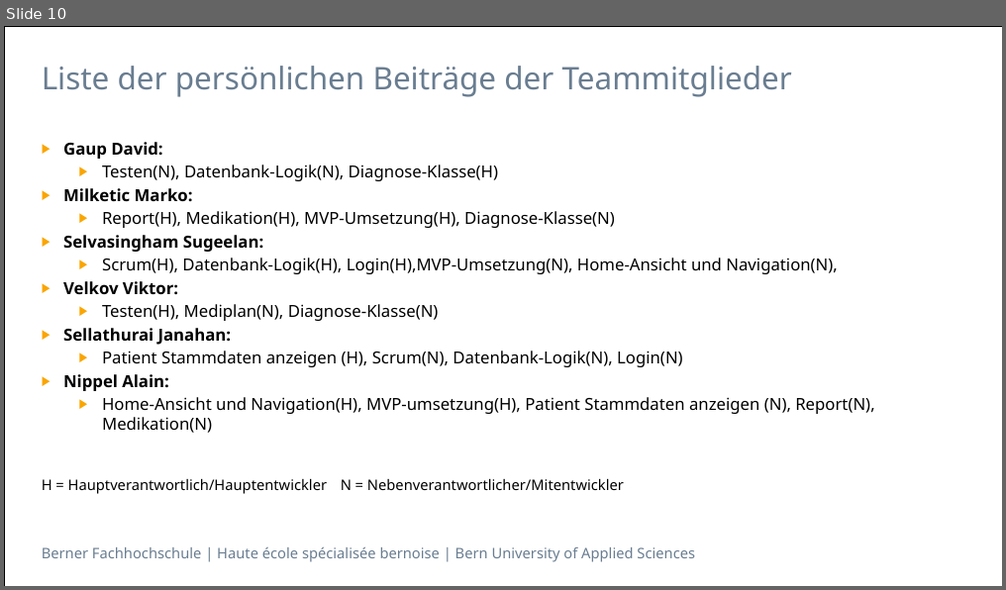
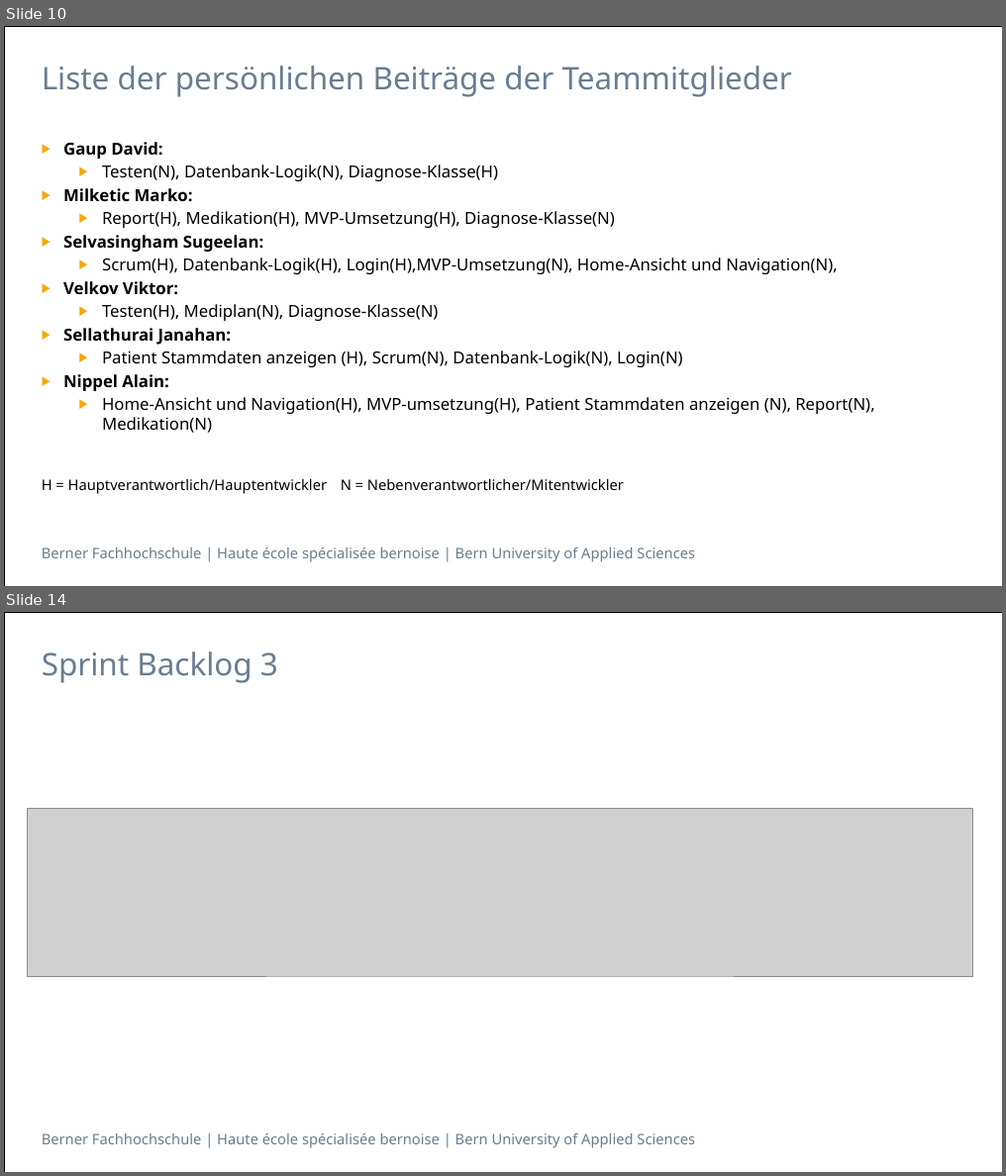
Before and after one commit to selvs1/ePsyDoc, a slide deck: doc/task-07/Task07.pptx. Shown one above the other, each under a label of ours: slide 10 before the commit, slides 10 and 14 after it; the slides between them are not shown. The pictures are 1006x590 and 1006x1176 pixels, drawn with LibreOffice and Linux fonts; fonts in the diff are those of the drawing; grey boxes stand for pictures. Boxes give left, top, right and bottom in pixels: in the first picture for what was removed or moved away, otherwise in the second. Text is boxed around its words. In the diff, an @@ line names an element or a change of style, - is before the commit and + after.

```diff
--- a/doc/task-07/Task07.pptx
+++ b/doc/task-07/Task07.pptx
@@ slide 14 added at box(4, 612, 1002, 1172), background #FFFFFF; not listed: 2 template elements that a slide beside it also shows @@
@@ title added at box(42, 652, 278, 683), 30 pt, text #697D91 @@
+Sprint Backlog 3
@@ picture added at box(27, 808, 973, 976) @@
```
Also in this commit, not shown: 2 slides changed, 2 other slides added, 2 slides removed, 1 other file.
